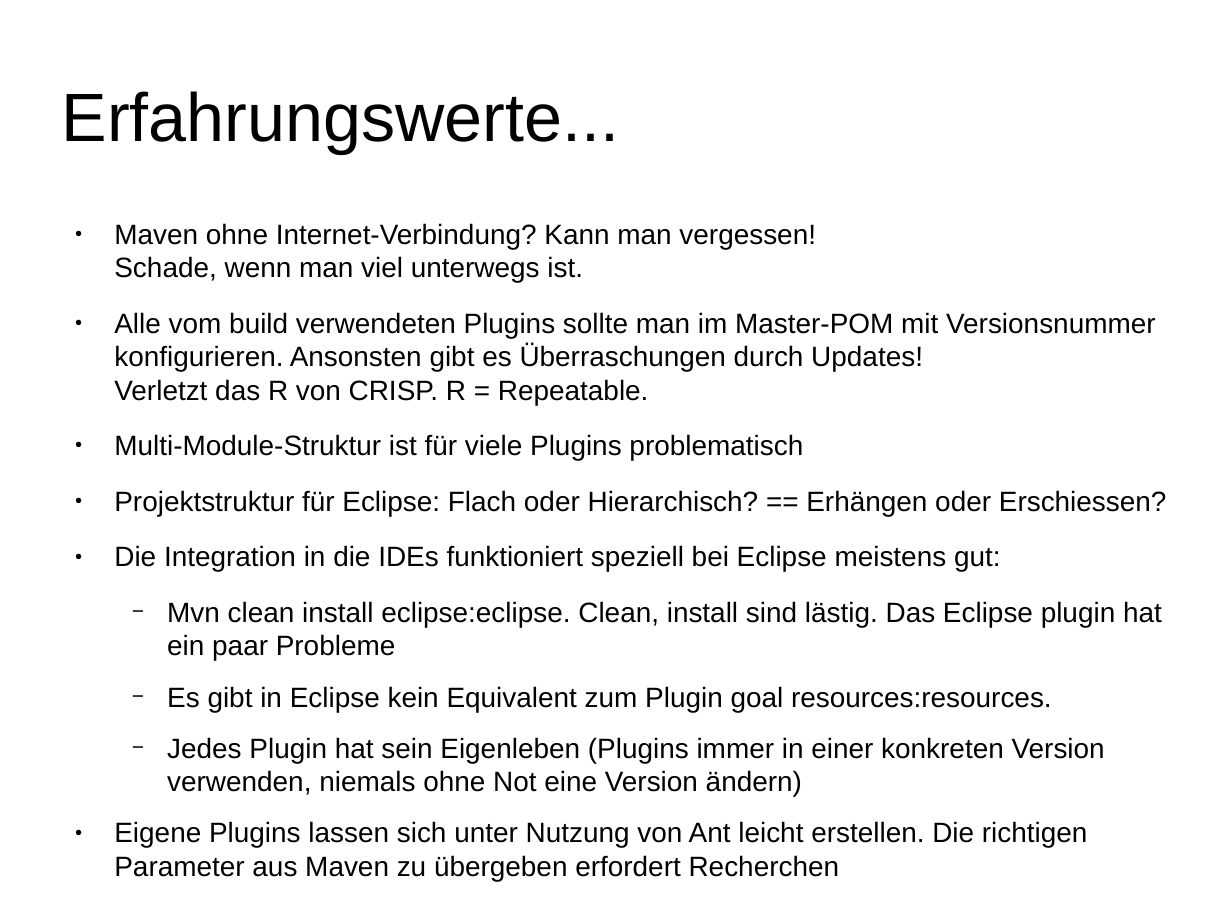
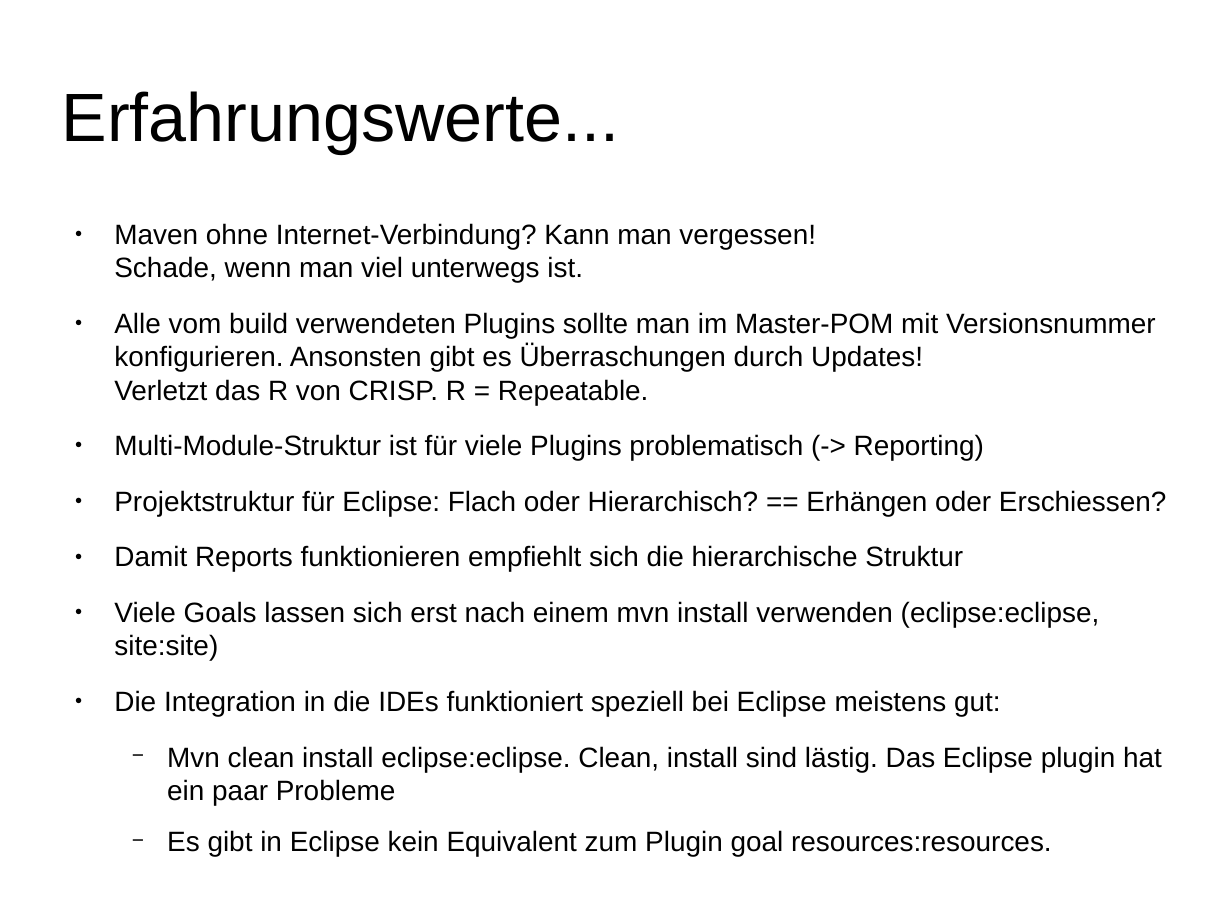
Before and after one commit to herrwieger/experttrainingbuildsystems, a slide deck: slide 9 of praesentationen/maven2.odp. Drawn at 1232x924 pixels with LibreOffice and Linux fonts; fonts in the diff are those of the drawing. Boxes give left, top, right and bottom in pixels: in the first picture for what was removed or moved away, otherwise in the second. Text is boxed around its words. In the diff, an @@ line names an element or a change of style, - is before the commit and + after.

Commit message:
ok

```diff
--- a/praesentationen/maven2.odp
+++ b/praesentationen/maven2.odp
@@ text at [114,434,984,461]: text changed @@
-● Multi-Module-Struktur ist für viele Plugins problematisch
+● Multi-Module-Struktur ist für viele Plugins problematisch (-> Reporting)
@@ text at [114,545,1100,661]: paragraphs added @@
+● Damit Reports funktionieren empfiehlt sich die hierarchische Struktur
+● Viele Goals lassen sich erst nach einem mvn install verwenden (eclipse:eclipse, site:site)
@@ text at [114,737,1105,881]: paragraphs removed @@
-  − Jedes Plugin hat sein Eigenleben (Plugins immer in einer konkreten Version verwenden, niemals ohne Not eine Version ändern)
-● Eigene Plugins lassen sich unter Nutzung von Ant leicht erstellen. Die richtigen Parameter aus Maven zu übergeben erfordert Recherchen
```
Also in this commit, not shown: 1 other slide changed.
